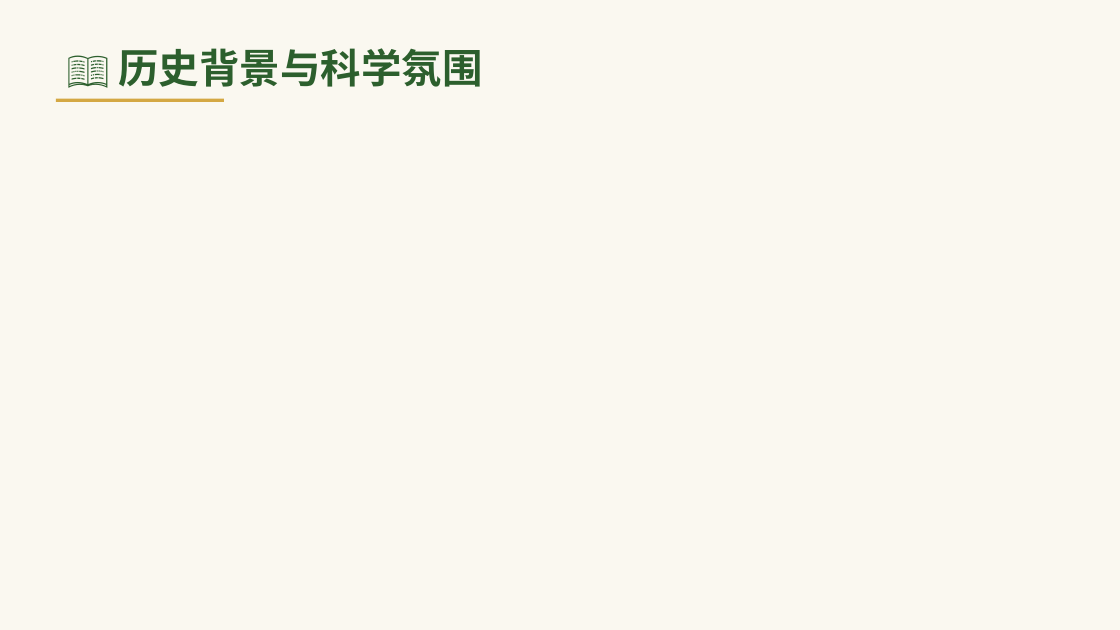
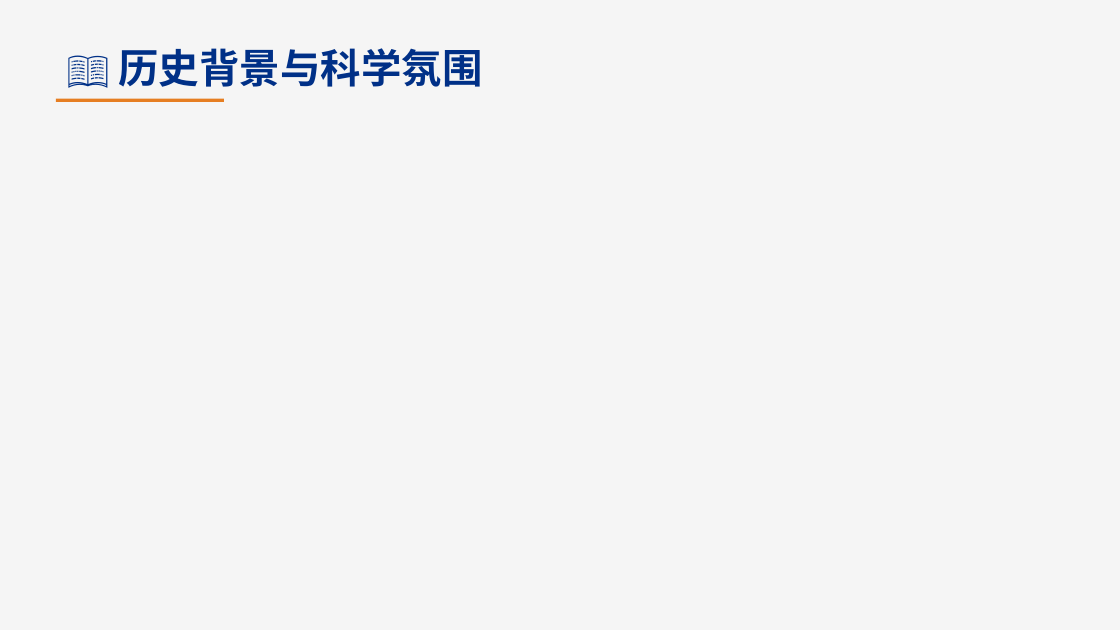
Before and after one commit to lijianguoa/genetics-learning-100-days, a slide deck: slide 3 of ppt/2026-05-13_genetics_day004.pptx. Drawn at 1120x630 pixels with LibreOffice and Linux fonts; fonts in the diff are those of the drawing. Boxes give left, top, right and bottom in pixels: in the first picture for what was removed or moved away, otherwise in the second. Text is boxed around its words. In the diff, an @@ line names an element or a change of style, - is before the commit and + after.

Commit message:
Regenerate Day4 PPT (Deep Blue Academic style)

```diff
--- a/ppt/2026-05-13_genetics_day004.pptx
+++ b/ppt/2026-05-13_genetics_day004.pptx
@@ background #FAF8F0 to #F5F5F5 @@
@@ text "📖 历史背景与科学氛围" at [118, 48, 482, 87]: text colour #2C5F2D to #003087 @@
@@ rectangle at [56, 99, 224, 102]: fill #D4A843 to #E67E22 @@
```
Also in this commit, not shown: 11 other slides changed.
